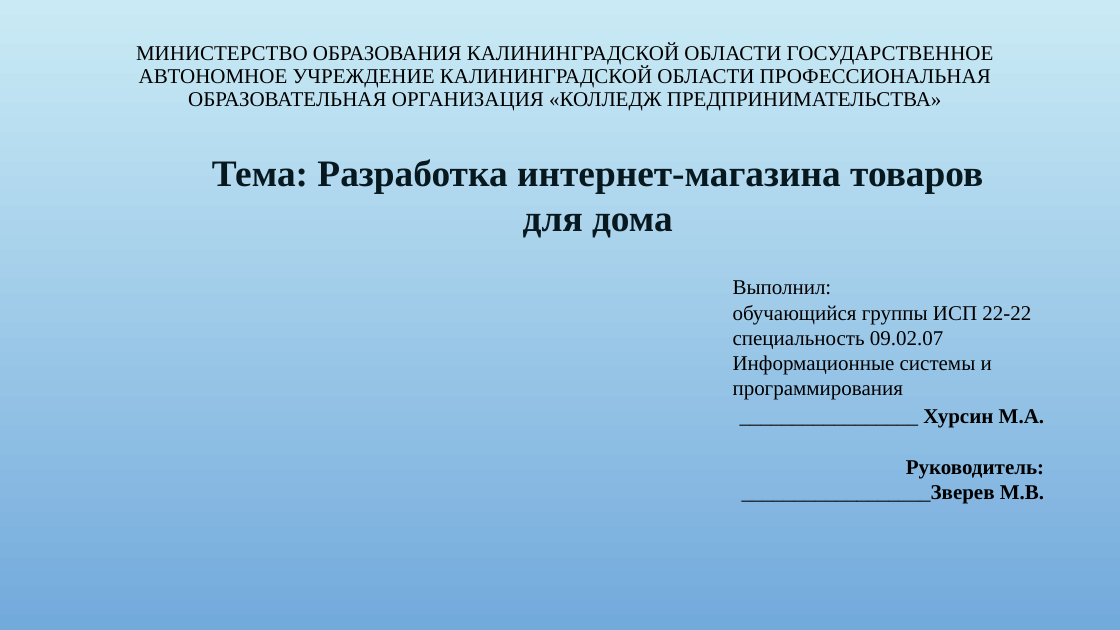
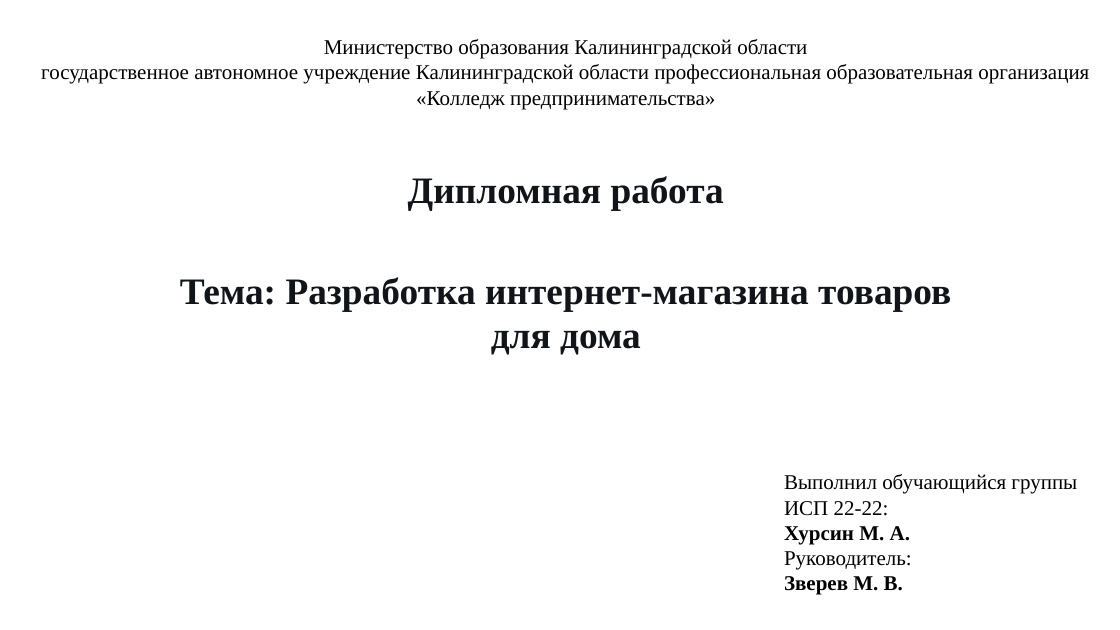
Before and after one commit to MatveyTea/text, a slide deck: slide 1 of Презентация.pptx. Drawn at 1120x630 pixels with LibreOffice and Linux fonts; fonts in the diff are those of the drawing; background and template pictures are left out. Boxes give left, top, right and bottom in pixels: in the first picture for what was removed or moved away, otherwise in the second. Text is boxed around its words. In the diff, an @@ line names an element or a change of style, - is before the commit and + after.

```diff
--- a/Презентация.pptx
+++ b/Презентация.pptx
@@ background picture (left out) to #FFFFFF @@
@@ text "Министерство образования Калининградской области государстве ..." at <box>41,39,1089,109</box>: vertical alignment bottom to top @@
@@ text at <box>41,39,1089,109</box>: text changed @@
-МИНИСТЕРСТВО ОБРАЗОВАНИЯ КАЛИНИНГРАДСКОЙ ОБЛАСТИ ГОСУДАРСТВЕННОЕ АВТОНОМНОЕ УЧРЕЖДЕНИЕ КАЛИНИНГРАДСКОЙ ОБЛАСТИ ПРОФЕССИОНАЛЬНАЯ ОБРАЗОВАТЕЛЬНАЯ ОРГАНИЗАЦИЯ «КОЛЛЕДЖ ПРЕДПРИНИМАТЕЛЬСТВА»
+Министерство образования Калининградской области
+государственное автономное учреждение Калининградской области профессиональная образовательная организация
+«Колледж предпринимательства»
@@ text added at <box>408,176,724,210</box>, 32 pt, text #11151A, bold @@
+Дипломная работа
@@ text "Тема: Разработка интернет-магазина товаров для ...": place and size @@
-text "Тема: Разработка интернет-магазина товаров для ..." at <box>212,159,983,238</box>
+text "Тема: Разработка интернет-магазина товаров для ..." at <box>180,277,951,355</box>
@@ text "Тема: Разработка интернет-магазина товаров для ..." at <box>180,277,951,355</box>: text colour #07191F to #11151A @@
@@ text removed at <box>733,280,1031,400</box> @@
-Выполнил:
-обучающийся группы ИСП 22-22
-специальность 09.02.07
-Информационные системы и
-программирования
@@ text at <box>784,474,1077,595</box>: text changed @@
-_________________ Хурсин М.А.
-Руководитель:
-__________________Зверев М.В.
+Выполнил обучающийся группы ИСП 22-22:
+Хурсин М. А.
+Руководитель:
+Зверев М. В.
```
Also in this commit, not shown: 3 slides added, 14 slides removed, 4 other files.
